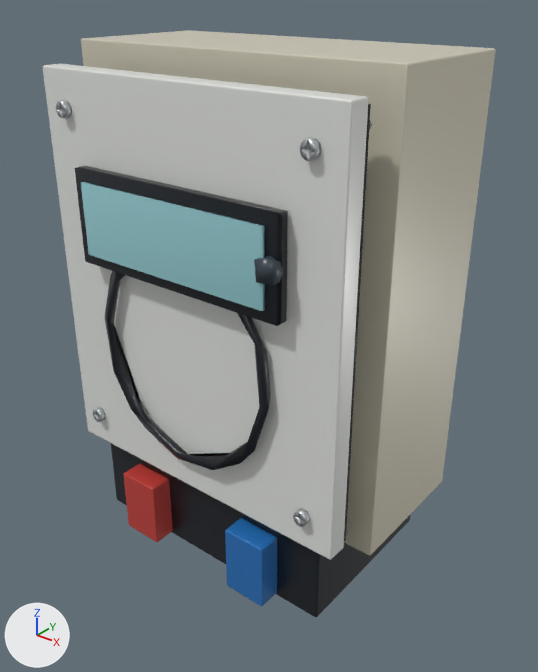
Renders of the glTF model lab/public/models/source_default.low.glb from each side of a commit.
Rendered twice from a 50 mm camera at (0.963, -1.198, 1.307) aimed at (0.029, -0.03, 0.583). Every picture has the same lights, and +X, +Y and +Z are marked at lower left. The picture after the commit comes second. Where no turn or scale is listed for an object, it has been applied to the vertices. Vertices at exactly the same position are counted once.

Objects in the first picture: 'detail:enclosure-gasket-and-fixings · Detail rubber gasket', 'detail:enclosure-gasket-and-fixings · Detail zinc plated fixin', 'node-2', 'node-25', 'node-26', 'node-3', 'node-6', 'node-7', 'node-8', 'node-9' and 1 more.
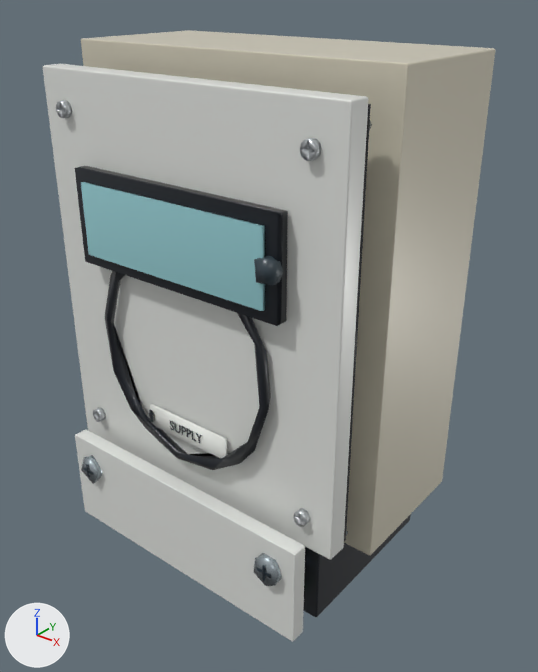
Where the newer file only moved an object's origin or applied its transform, the numbers keep the older frame.

The change in detail:
Material 'Printed ivory identification' (mat_printed_ivory_identification) is new.
Its base color is (0.85, 0.87, 0.83) (white #edf0eb).
Its roughness is 0.52.
Its coat weight is 0.15.
Its coat roughness is 0.25.
Material 'Graphite service markings' (mat_graphite_service_markings) is new.
Its base color is (0.018, 0.025, 0.031) (dark grey #242c31).
Its roughness is 0.6.
Its coat weight is 0.15.
Its coat roughness is 0.25.
me_recipe_mesh_016 is used by ob_node_25; location (-0.161, -0.254, 0.168).
me_recipe_mesh_016 had 56 vertices, 108 faces and spanned x -0.051..0.051, y -0.028..0.028, z -0.079..0.079.
me_recipe_mesh_016 no longer uses material mat_original_b2804608 (red #c64039).
me_recipe_mesh_016 now has 56 vertices, 108 faces and spans x -0.326..0.326, y -0.016..0.016, z -0.114..0.114.
me_recipe_mesh_016 part 1: 56 of 56 vertices moved; they spanned x -0.051..0.051, y -0.028..0.028, z -0.079..0.079 and now span x -0.326..0.326, y -0.016..0.016, z -0.114..0.114; mean shift (0.0, 0.0, 0.0).
me_recipe_mesh_016 gains material mat_original_7dbee62c (white #e7e9e5).
Mesh me_recipe_mesh_040 is new.
It has 46 vertices, 76 faces and spans x -0.018..0.548, y -0.002..0.001, z -0.02..0.02.
It uses material mat_original_a463fd81 (dark blue #283844).
Mesh me_recipe_mesh_038 is new.
It has 21 vertices, 34 faces and spans x -0.032..0.56, y -0.01..0.01, z -0.034..0.035.
It uses material mat_original_2a8198d3 (grey #a7b2b8).
Mesh me_cube_048_1 is new.
It has 18 vertices, 32 faces and spans x -0.11..0.11, y -0.003..0.003, z -0.026..0.026.
It uses material mat_printed_ivory_identification (white #edf0eb).
Mesh me_moulded_marking is new.
It has 3924 vertices, 7832 faces and spans x -0.0462..0.0474, y -0.0006..0.0006, z -0.0099..0.0125.
It uses material mat_graphite_service_markings (dark grey #242c31).
Mesh me_cube_049 is new.
It has 96 vertices, 188 faces and spans x -0.0038..0.0038, y -0.0024..0.0024, z -0.014..0.014.
It uses material mat_graphite_service_markings (dark grey #242c31).
Object 'node-25' (ob_node_25) moves from (-0.161, -0.254, 0.168) to (0.0, -0.307, 0.214).
Object 'node-26' (ob_node_26) now shows nothing instead of me_recipe_mesh_017.
In object 'node-26' (ob_node_26), parent goes from ob_part_body_003 to ob_part_mounting.
Object 'node-26' (ob_node_26) moves from (0.19, 0.18, 0.27) to (-0.313, 0.05, 0.023).
Object 'part:mounting · Original material.008' (ob_part_mounting___original_material_008) is new; it shows me_recipe_mesh_040.
Its location is (-0.265, -0.341, 0.261).
Object 'part:mounting · Original material.002' (ob_part_mounting___original_material_002) is new; it shows me_recipe_mesh_038.
Its location is (-0.265, -0.328, 0.261).
Object 'Printed service legend' (ob_printed_service_legend) is new; it shows me_cube_048_1.
Its location is (0.0, -0.268, 0.441).
Object 'mark:SUPPLY' (ob_mark_supply) is new; it shows me_moulded_marking.
Its location is (0.0, -0.274, 0.441).
Object 'Moulded datum beside legend' (ob_moulded_datum_beside_legend) is new; it shows me_cube_049.
Its location is (-0.102, -0.276, 0.443).

What differs and where, as boxes (x1, y1, x2, y2) in the pictures (538 x 672 px):
'node-25', recoloured, reshaped, moved (353% wider, 166% taller): before (123, 463, 173, 542); after (75, 429, 305, 641)
'node-26', no longer drawn (blue): before (225, 518, 277, 606)
'Printed service legend', added: after (150, 404, 228, 458)
'part:mounting · Original material.002', added: after (81, 455, 282, 586)
'mark:SUPPLY', added: after (170, 421, 202, 443)
'part:mounting · Original material.008', added: after (83, 464, 271, 582)
'Moulded datum beside legend', added: after (149, 410, 153, 422)
'node-3', unchanged, covered by the edit: before (111, 443, 411, 617); after (303, 514, 411, 617)
